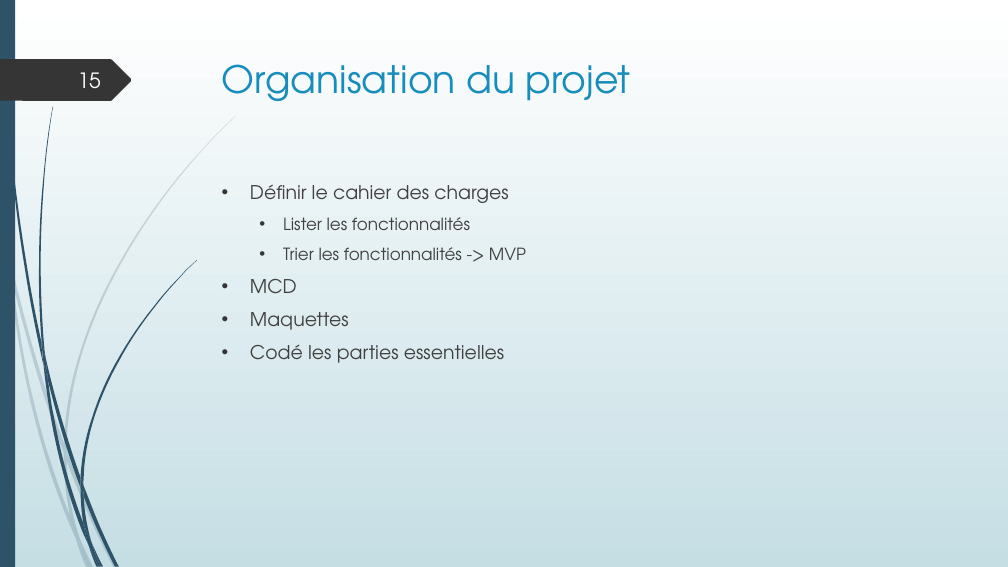
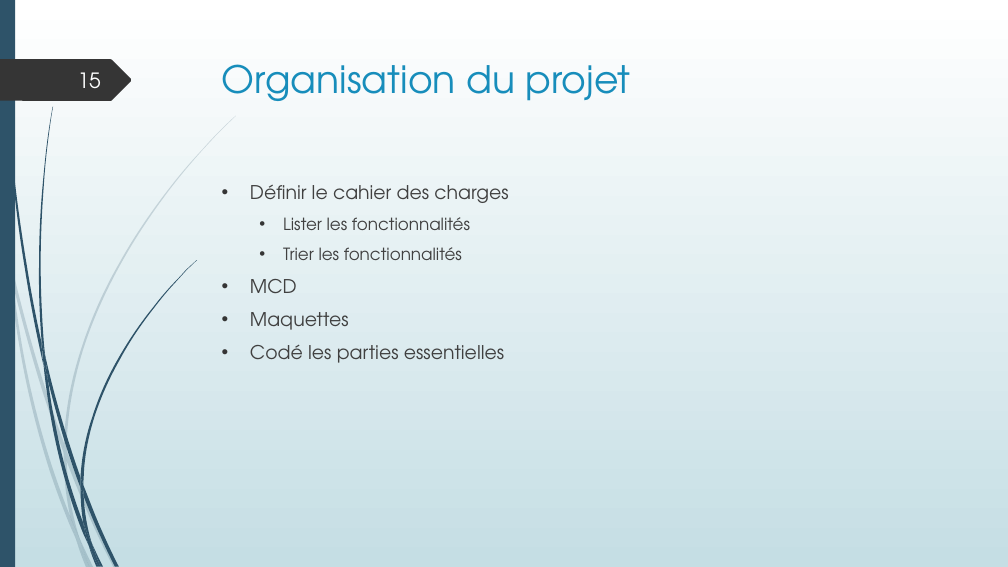
Before and after one commit to LisaF0/projet, a slide deck: slide 15 of aDoc/Projet boutique en ligne.pptx. Drawn at 1008x567 pixels with LibreOffice and Linux fonts; fonts in the diff are those of the drawing. Boxes give left, top, right and bottom in pixels: in the first picture for what was removed or moved away, otherwise in the second. Text is boxed around its words. In the diff, an @@ line names an element or a change of style, - is before the commit and + after.

Commit message:
dailyPush 1
Regex -> On
Recap => confirmation
bouton télécharger mis plus en valeur
ptt & projet

```diff
--- a/aDoc/Projet boutique en ligne.pptx
+++ b/aDoc/Projet boutique en ligne.pptx
@@ text at (283, 247, 462, 260): text changed @@
-  • Trier les fonctionnalités -> MVP
+  • Trier les fonctionnalités
```
Also in this commit, not shown: 11 other slides changed, 3 slides added, 15 other files.
